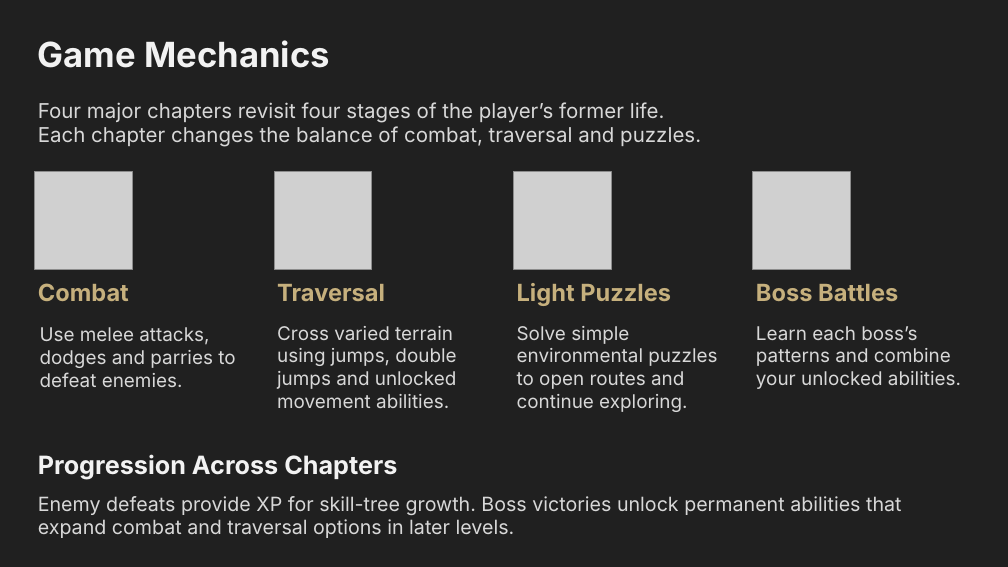
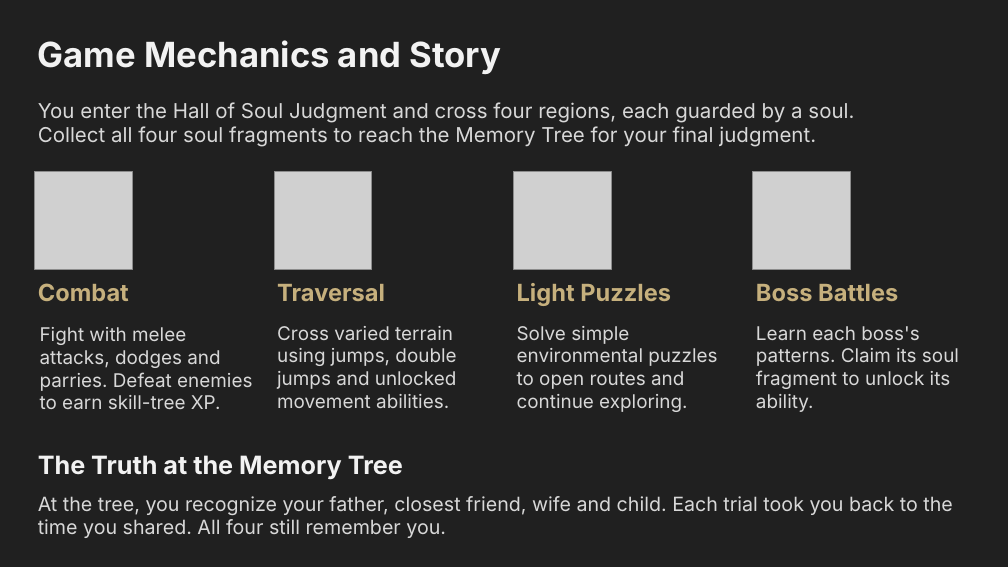
Before and after one commit to 48bin48/game-design-portfolio, a slide deck: slide 6 of forgotten-end/forgotten-end.pptx. Drawn at 1008x567 pixels with LibreOffice and Linux fonts; fonts in the diff are those of the drawing; grey boxes stand for pictures. Boxes give left, top, right and bottom in pixels: in the first picture for what was removed or moved away, otherwise in the second. Text is boxed around its words. In the diff, an @@ line names an element or a change of style, - is before the commit and + after.

```diff
--- a/forgotten-end/forgotten-end.pptx
+++ b/forgotten-end/forgotten-end.pptx
@@ text at box(38, 40, 502, 74): text changed @@
-Game Mechanics
+Game Mechanics and Story
@@ text at box(38, 102, 854, 147): text changed @@
-Four major chapters revisit four stages of the player’s former life.
-Each chapter changes the balance of combat, traversal and puzzles.
+You enter the Hall of Soul Judgment and cross four regions, each guarded by a soul.
+Collect all four soul fragments to reach the Memory Tree for your final judgment.
@@ text at box(40, 327, 252, 409): text changed @@
-Use melee attacks, dodges and parries to defeat enemies.
+Fight with melee attacks, dodges and parries. Defeat enemies to earn skill-tree XP.
@@ text at box(756, 326, 959, 412): text changed @@
-Learn each boss’s patterns and combine your unlocked abilities.
+Learn each boss's patterns. Claim its soul fragment to unlock its ability.
@@ text at box(38, 455, 403, 479): text changed @@
-Progression Across Chapters
+The Truth at the Memory Tree
@@ text at box(38, 496, 953, 538): text changed @@
-Enemy defeats provide XP for skill-tree growth. Boss victories unlock permanent abilities that expand combat and traversal options in later levels.
+At the tree, you recognize your father, closest friend, wife and child. Each trial took you back to the time you shared. All four still remember you.
```
Also in this commit, not shown: 2 other slides changed, 2 slides added.
